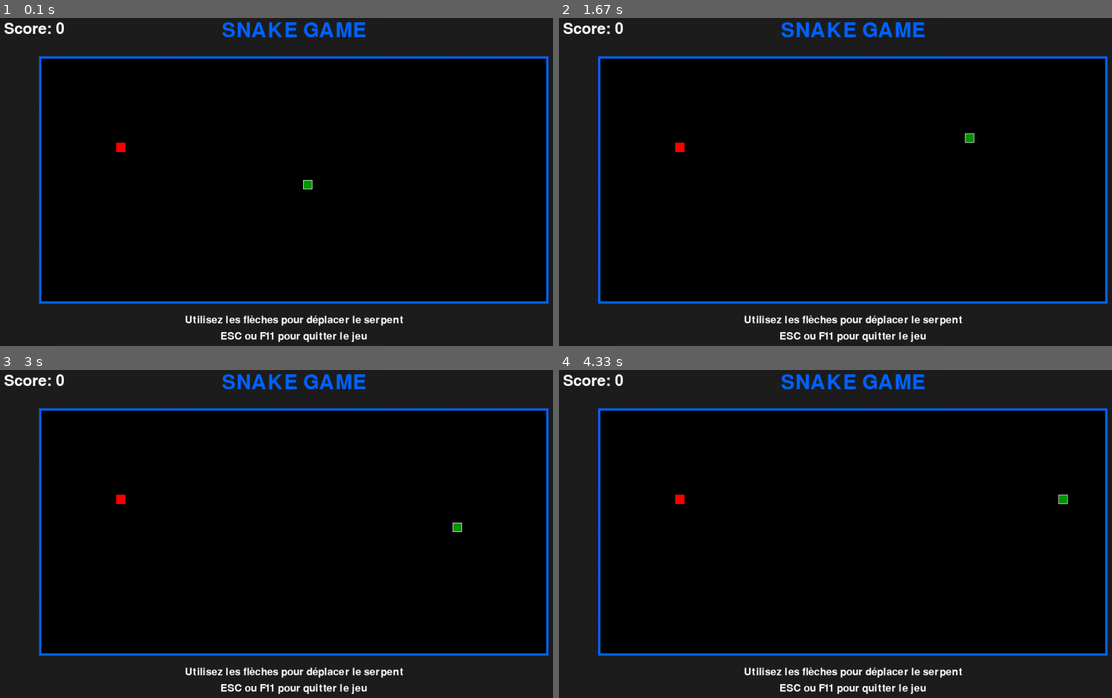
Above: before the commit, frames 1-4 (two rows, left to right).
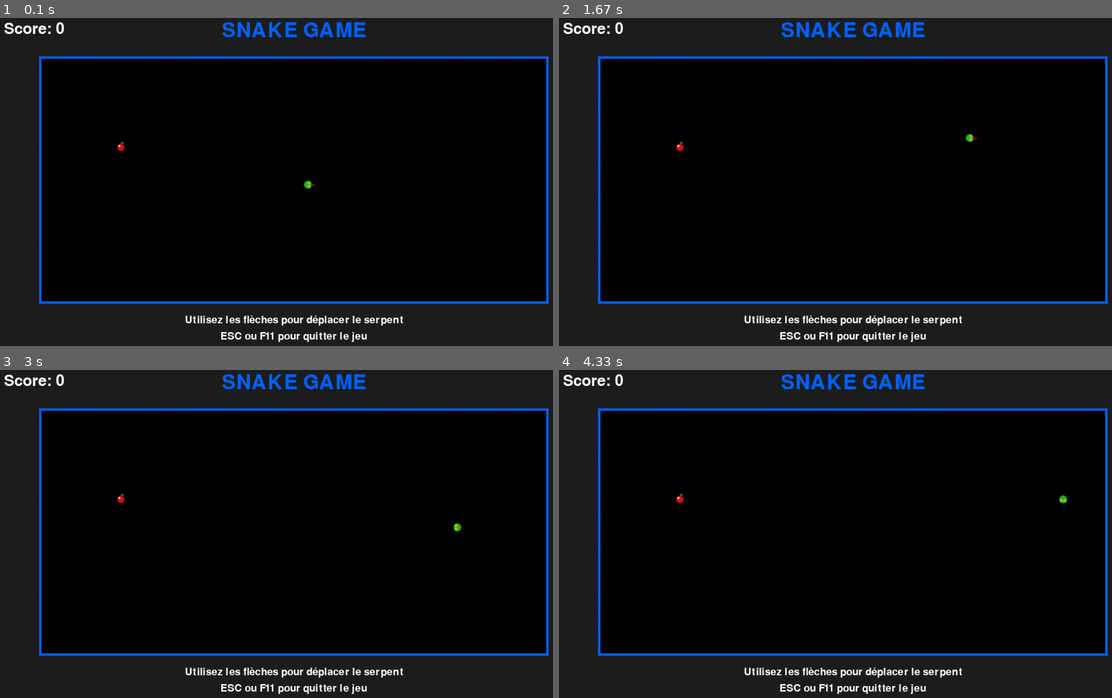
Above: after the commit, the same moments.

Repository: GabrielDC57/jeux
Game: pygame game, started from src/pygame/snake.py
The game is run twice, just before and just after one commit, with the same random seed, the same clock (stepped at 60 frames per second) and the same inputs.
Inputs:
- Up to frame 1 (0.1 s): no input
- Up to frame 2 (1.67 s): hold Right 0.33-0.8 s; hold Up 0.83-1.3 s; hold Right from 1.33 s (still down)
- Up to frame 3 (3 s): release Right at 1.8 s; hold Down 2.4-2.7 s; hold Left from 2.73 s (still down)
- Up to frame 4 (4.33 s): release Left at 3.13 s; hold Up 3.17-3.53 s; hold Right 3.57-4.2 s; hold Down from 4.23 s (still down)

The runs differ from the first frame. In frame 1, 0.1% of the frame differs, in the area x 20-58%, y 37-53%; in frame 2, 0.1%, in the area x 20-76%, y 35-41%; in frame 3, 0.1%; in frame 4, 0.1%.

Commit message:
Graphisme amélioré

Diff:
--- a/src/pygame/snake.py
+++ b/src/pygame/snake.py
@@ -31,6 +31,19 @@
 BLEU = (0, 100, 255)
 GRIS_FONCE = (30, 30, 30)
 
+# Couleurs pour le serpent réaliste
+VERT_SERPENT_CLAIR = (50, 200, 50)
+VERT_SERPENT_FONCE = (30, 120, 30)
+VERT_SERPENT_TETE = (40, 180, 40)
+JAUNE_OEIL = (255, 255, 0)
+NOIR_PUPILLE = (0, 0, 0)
+
+# Couleurs pour la pomme
+ROUGE_POMME = (220, 20, 20)
+ROUGE_POMME_FONCE = (180, 15, 15)
+VERT_FEUILLE = (34, 139, 34)
+MARRON_TIGE = (139, 69, 19)
+
 class Snake:
     def __init__(self):
         self.positions = [(MARGE + LARGEUR_JEU//2, MARGE + HAUTEUR_JEU//2)]
@@ -69,12 +82,70 @@
 
     def dessiner(self, ecran):
         for i, position in enumerate(self.positions):
-            rect = pygame.Rect(position[0], position[1], TAILLE_CASE, TAILLE_CASE)
             if i == 0:  # Tête du serpent
-                pygame.draw.rect(ecran, VERT_FONCE, rect)
+                self.dessiner_tete(ecran, position)
             else:  # Corps du serpent
-                pygame.draw.rect(ecran, VERT, rect)
-            pygame.draw.rect(ecran, BLANC, rect, 1)
+                self.dessiner_corps(ecran, position, i)
+
+    def dessiner_tete(self, ecran, position):
+        # Corps de la tête (cercle principal)
+        centre = (position[0] + TAILLE_CASE//2, position[1] + TAILLE_CASE//2)
+        rayon = TAILLE_CASE//2 - 1
+        pygame.draw.circle(ecran, VERT_SERPENT_TETE, centre, rayon)
+        pygame.draw.circle(ecran, VERT_SERPENT_FONCE, centre, rayon, 2)
+
+        # Déterminer la direction pour orienter la tête
+        if self.direction == (TAILLE_CASE, 0):  # Droite
+            # Yeux
+            oeil_gauche = (centre[0] + 3, centre[1] - 4)
+            oeil_droit = (centre[0] + 3, centre[1] + 4)
+        elif self.direction == (-TAILLE_CASE, 0):  # Gauche
+            oeil_gauche = (centre[0] - 3, centre[1] - 4)
+            oeil_droit = (centre[0] - 3, centre[1] + 4)
+        elif self.direction == (0, -TAILLE_CASE):  # Haut
+            oeil_gauche = (centre[0] - 4, centre[1] - 3)
+            oeil_droit = (centre[0] + 4, centre[1] - 3)
+        else:  # Bas
+            oeil_gauche = (centre[0] - 4, centre[1] + 3)
+            oeil_droit = (centre[0] + 4, centre[1] + 3)
+
+        # Dessiner les yeux
+        pygame.draw.circle(ecran, JAUNE_OEIL, oeil_gauche, 3)
+        pygame.draw.circle(ecran, JAUNE_OEIL, oeil_droit, 3)
+        pygame.draw.circle(ecran, NOIR_PUPILLE, oeil_gauche, 1)
+        pygame.draw.circle(ecran, NOIR_PUPILLE, oeil_droit, 1)
+
+        # Langue fourchue (si direction vers la droite)
+        if self.direction == (TAILLE_CASE, 0):
+            langue_base = (centre[0] + rayon - 2, centre[1])
+            pygame.draw.line(ecran, ROUGE, langue_base, (langue_base[0] + 6, langue_base[1]), 2)
+            pygame.draw.line(ecran, ROUGE, (langue_base[0] + 6, langue_base[1]), (langue_base[0] + 8, langue_base[1] - 2), 1)
+            pygame.draw.line(ecran, ROUGE, (langue_base[0] + 6, langue_base[1]), (langue_base[0] + 8, langue_base[1] + 2), 1)
+
+    def dessiner_corps(self, ecran, position, index):
+        # Alterner les couleurs pour créer un motif d'écailles
+        if index % 2 == 0:
+            couleur_principale = VERT_SERPENT_CLAIR
+            couleur_bordure = VERT_SERPENT_FONCE
+        else:
+            couleur_principale = VERT_SERPENT_FONCE
+            couleur_bordure = VERT_SERPENT_CLAIR
+
+        # Corps circulaire
+        centre = (position[0] + TAILLE_CASE//2, position[1] + TAILLE_CASE//2)
+        rayon = TAILLE_CASE//2 - 1
+        pygame.draw.circle(ecran, couleur_principale, centre, rayon)
+        pygame.draw.circle(ecran, couleur_bordure, centre, rayon, 1)
+
+        # Ajouter des détails d'écailles
+        if index % 3 == 0:
+            for i in range(3):
+                for j in range(3):
+                    if (i + j) % 2 == 0:
+                        point_x = position[0] + 4 + i * 4
+                        point_y = position[1] + 4 + j * 4
+                        if point_x < position[0] + TAILLE_CASE - 4 and point_y < position[1] + TAILLE_CASE - 4:
+                            pygame.draw.circle(ecran, couleur_bordure, (point_x, point_y), 1)
 
 class Nourriture:
     def __init__(self):
@@ -86,8 +157,43 @@
         return (x, y)
 
     def dessiner(self, ecran):
-        rect = pygame.Rect(self.position[0], self.position[1], TAILLE_CASE, TAILLE_CASE)
-        pygame.draw.rect(ecran, ROUGE, rect)
+        self.dessiner_pomme(ecran, self.position)
+
+    def dessiner_pomme(self, ecran, position):
+        centre = (position[0] + TAILLE_CASE//2, position[1] + TAILLE_CASE//2)
+
+        # Corps de la pomme (cercle principal)
+        rayon_pomme = TAILLE_CASE//2 - 2
+        pygame.draw.circle(ecran, ROUGE_POMME, centre, rayon_pomme)
+
+        # Ombre/relief pour donner du volume
+        pygame.draw.circle(ecran, ROUGE_POMME_FONCE, centre, rayon_pomme, 2)
+
+        # Reflet sur la pomme
+        reflet_pos = (centre[0] - 3, centre[1] - 3)
+        pygame.draw.circle(ecran, BLANC, reflet_pos, 3)
+        pygame.draw.circle(ecran, ROUGE_POMME, reflet_pos, 3, 1)
+
+        # Tige de la pomme
+        tige_debut = (centre[0], centre[1] - rayon_pomme)
+        tige_fin = (centre[0], centre[1] - rayon_pomme - 4)
+        pygame.draw.line(ecran, MARRON_TIGE, tige_debut, tige_fin, 2)
+
+        # Feuille
+        feuille_base = (centre[0], centre[1] - rayon_pomme - 2)
+        feuille_points = [
+            feuille_base,
+            (feuille_base[0] + 4, feuille_base[1] - 2),
+            (feuille_base[0] + 6, feuille_base[1]),
+            (feuille_base[0] + 4, feuille_base[1] + 2),
+            feuille_base
+        ]
+        pygame.draw.polygon(ecran, VERT_FEUILLE, feuille_points)
+
+        # Petits détails sur la feuille
+        pygame.draw.line(ecran, VERT_SERPENT_FONCE,
+                        (feuille_base[0] + 1, feuille_base[1]),
+                        (feuille_base[0] + 5, feuille_base[1] - 1), 1)
 
 class Jeu:
     def __init__(self):
@@ -229,7 +335,7 @@
                         if event.key == pygame.K_SPACE:
                             self.reinitialiser()
                             jeu_termine = False
-                        elif event.key == pygame.K_ESCAPE:
+                        elif event.key == pygame.K_ESCAPE or event.key == pygame.K_F11:
                             en_cours = False
 
             self.horloge.tick(FPS)
